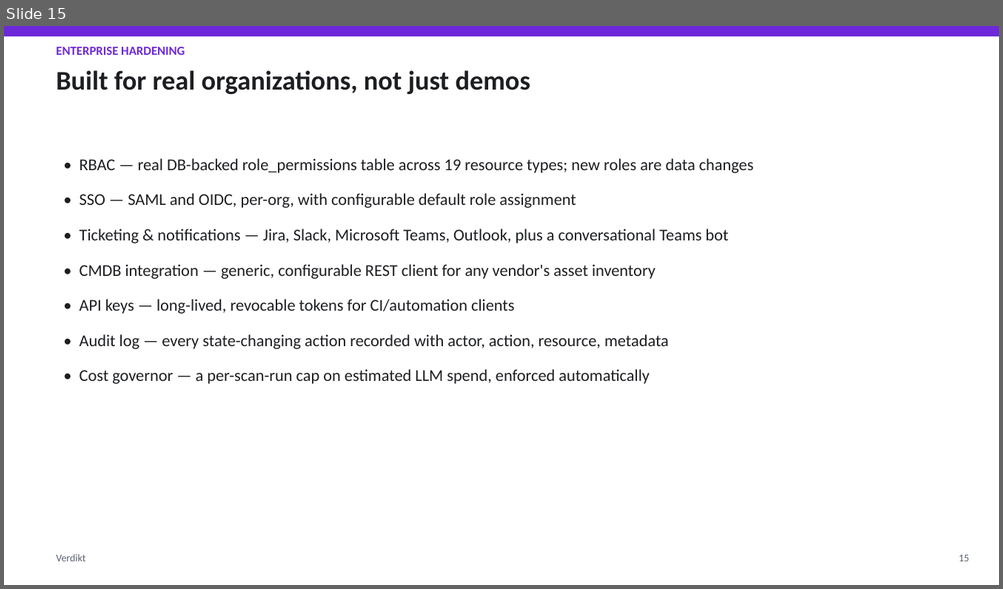
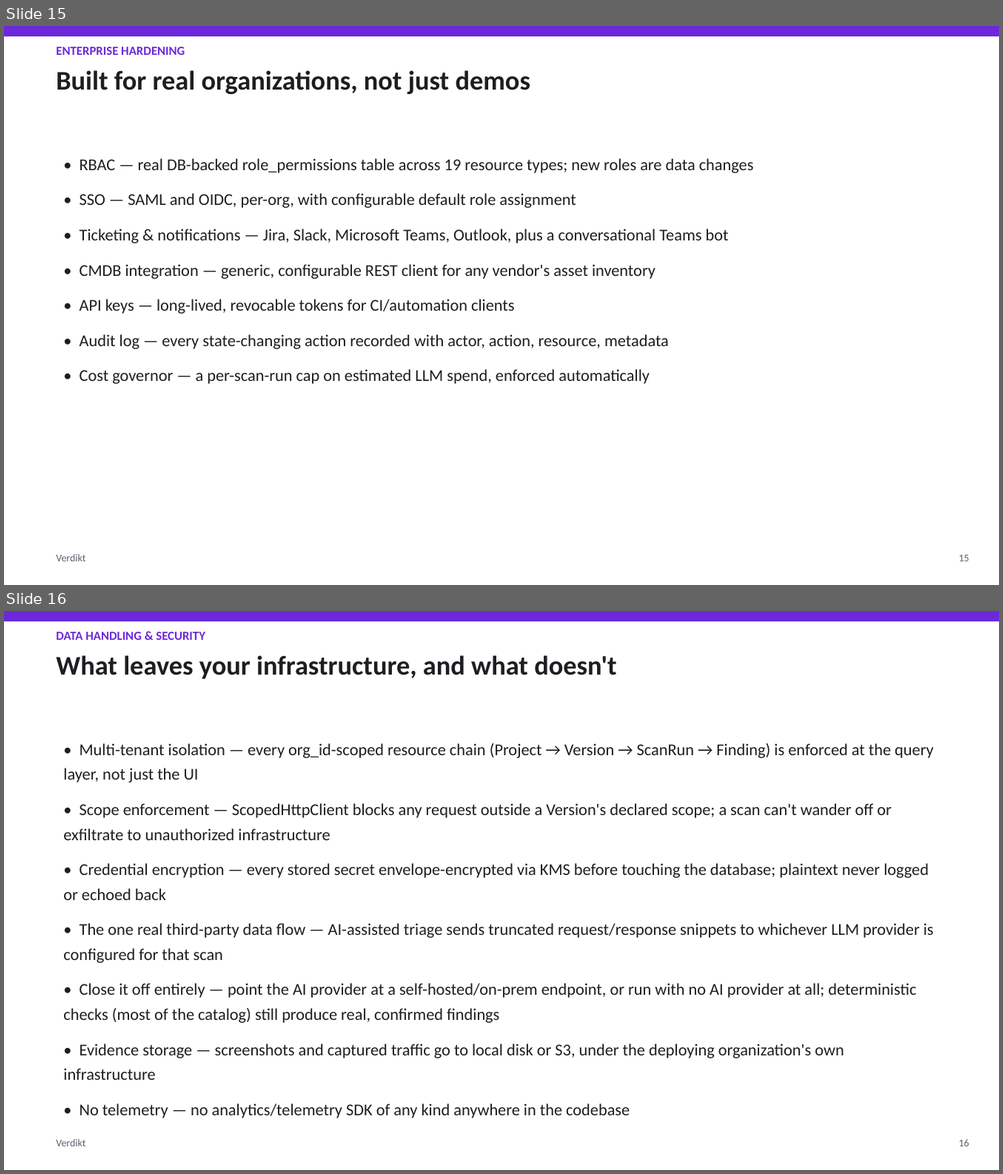
Before and after one commit to mudigondabhanu85/verdikt, a slide deck: docs/architecture-overview/Verdikt_Presentation.pptx. Shown one above the other, each under a label of ours: slide 15 before the commit, slides 15 and 16 after it. The pictures are 1003x589 and 1003x1174 pixels, drawn with LibreOffice and Linux fonts; fonts in the diff are those of the drawing. Boxes give left, top, right and bottom in pixels: in the first picture for what was removed or moved away, otherwise in the second. Text is boxed around its words. In the diff, an @@ line names an element or a change of style, - is before the commit and + after.

```diff
--- a/docs/architecture-overview/Verdikt_Presentation.pptx
+++ b/docs/architecture-overview/Verdikt_Presentation.pptx
@@ slide 16 added at <box>4,611,999,1170</box>, background #FFFFFF @@
@@ rectangle added at <box>4,611,999,621</box>, fill #6D28D9 @@
@@ text added at <box>56,632,205,640</box>, 12 pt, text #6D28D9, bold @@
+DATA HANDLING & SECURITY
@@ text added at <box>56,655,616,679</box>, 26 pt, text #1C1E21, bold @@
+What leaves your infrastructure, and what doesn't
@@ text added at <box>63,743,933,1119</box>, 16 pt, text #1C1E21 @@
+• Multi-tenant isolation — every org_id-scoped resource chain (Project → Version → ScanRun → Finding) is enforced at the query layer, not just the UI
+• Scope enforcement — ScopedHttpClient blocks any request outside a Version's declared scope; a scan can't wander off or exfiltrate to unauthorized infrastructure
+• Credential encryption — every stored secret envelope-encrypted via KMS before touching the database; plaintext never logged or echoed back
+• The one real third-party data flow — AI-assisted triage sends truncated request/response snippets to whichever LLM provider is configured for that scan
+• Close it off entirely — point the AI provider at a self-hosted/on-prem endpoint, or run with no AI provider at all; deterministic checks (most of the catalog) still produce real, confirmed findings
+• Evidence storage — screenshots and captured traffic go to local disk or S3, under the deploying organization's own infrastructure
+• No telemetry — no analytics/telemetry SDK of any kind anywhere in the codebase
@@ text added at <box>56,1139,85,1147</box>, 10 pt, text #5B6270 @@
+Verdikt
@@ text added at <box>959,1139,969,1147</box>, 10 pt, text #5B6270 @@
+16
```
Also in this commit, not shown: 9 slides changed, 9 other files.
